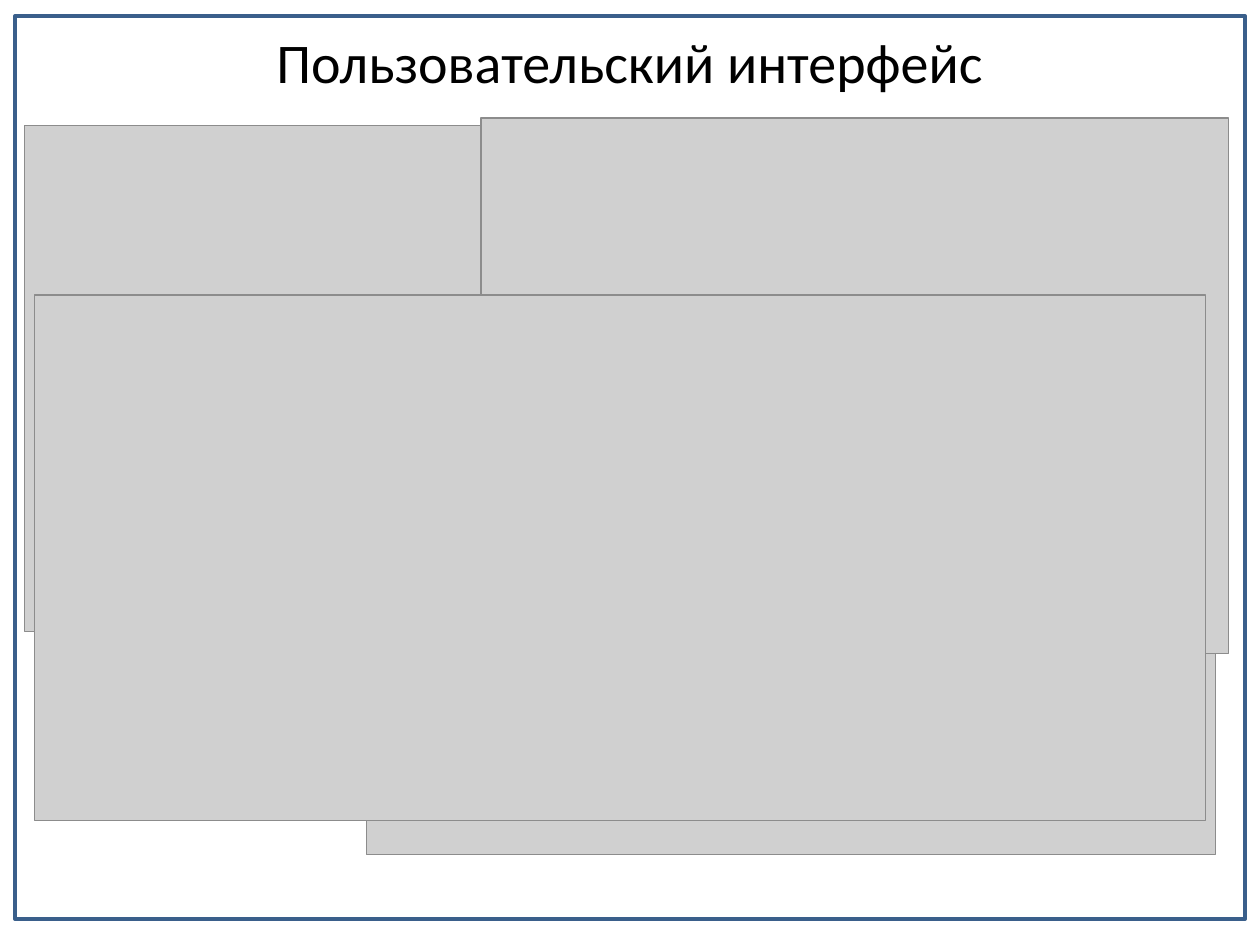
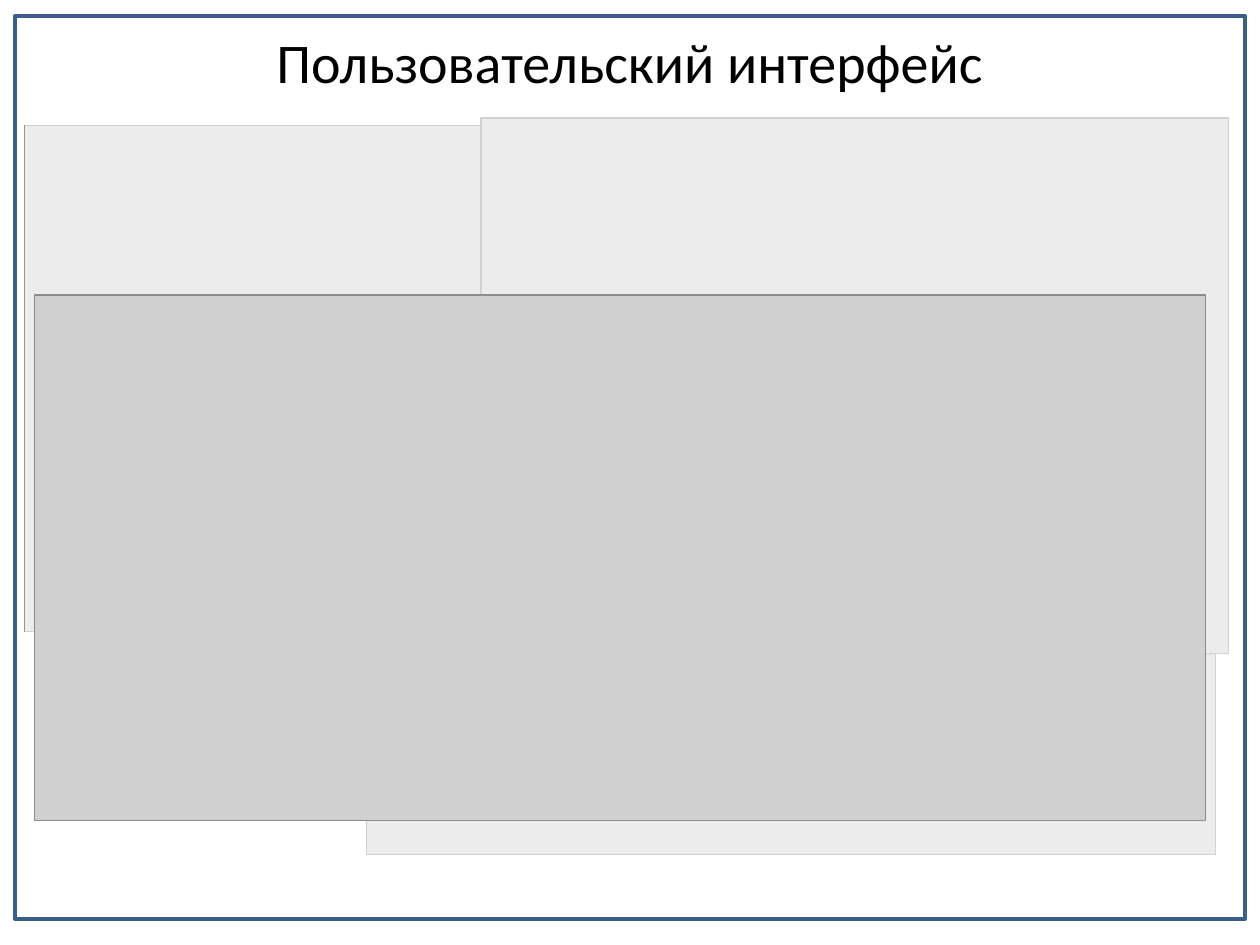
Before and after one commit to Alexeyyy/Diploma_doc, a slide deck: slide 16 of Презентация/Боевая/Подсистема_интеграции_4.pptx. Drawn at 1260x945 pixels with LibreOffice and Linux fonts; fonts in the diff are those of the drawing; grey boxes stand for pictures. Boxes give left, top, right and bottom in pixels: in the first picture for what was removed or moved away, otherwise in the second. Text is boxed around its words. In the diff, an @@ line names an element or a change of style, - is before the commit and + after.

```diff
--- a/Презентация/Боевая/Подсистема_интеграции_4.pptx
+++ b/Презентация/Боевая/Подсистема_интеграции_4.pptx
@@ rectangle added at box(25, 106, 1236, 890), fill #FFFFFF at 60% opacity @@
```
Also in this commit, not shown: 6 other slides changed, 1 other file.
